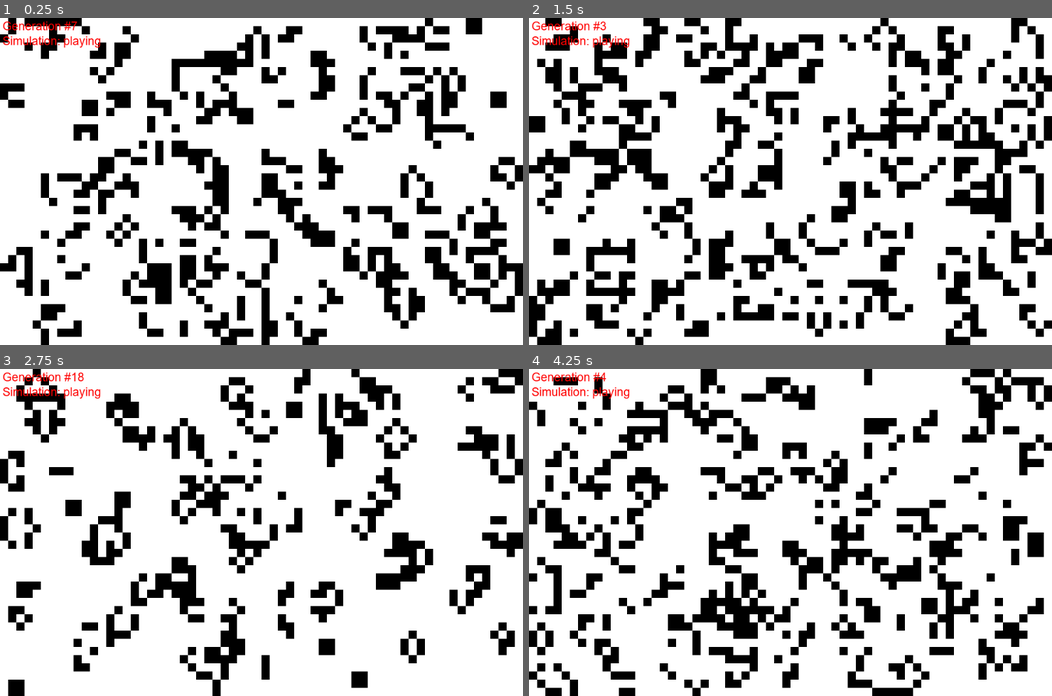
Above: before the commit, frames 1-4 (two rows, left to right).
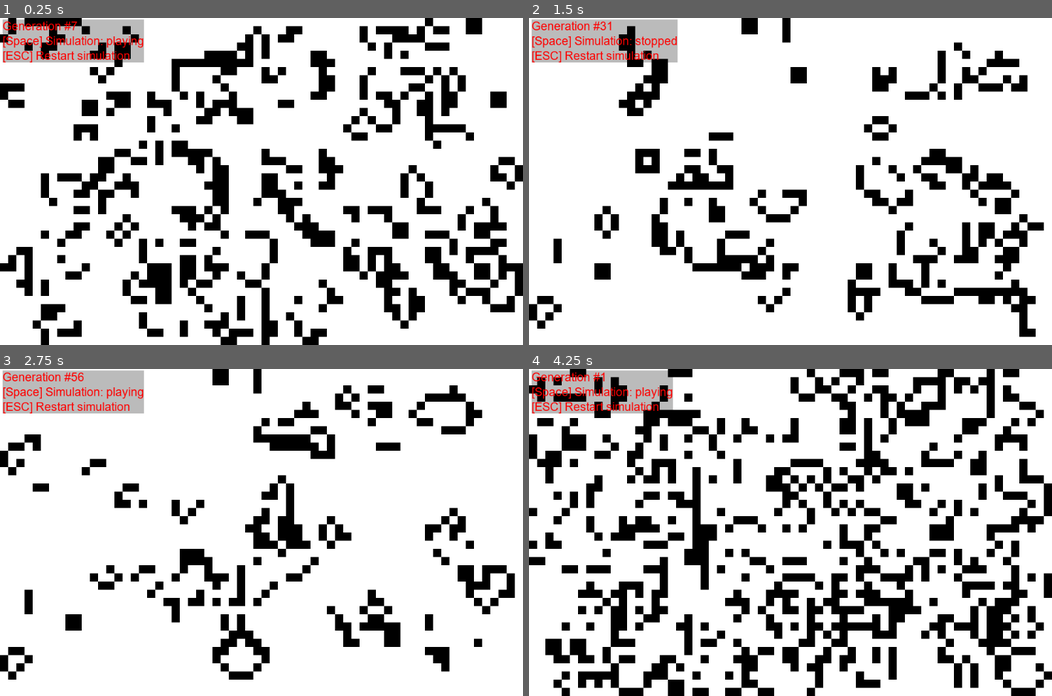
Above: after the commit, the same moments.

Repository: raphaklaus/game-of-life
Game: Godot game, scene res://grid.tscn
Same seed, same stepped clock (60 frames per second), same inputs: the game is played once before the commit and once after it.
Inputs (mouse positions are in pixels of both pictures, inside the frame that each line leads up to):
- Up to frame 1 (0.25 s): no input
- Up to frame 2 (1.5 s): tap Enter (ui_accept) at 0.5, 0.6, 0.77, 1.07, 1.35 s; move the mouse to (905, 165) at 0.52 s; click (905, 165) at 0.67 s; move the mouse to (685, 197) at 1.27 s; hold Down (ui_down) from 1.28 s (still down); click (685, 197) at 1.42 s
- Up to frame 3 (2.75 s): tap Enter (ui_accept) at 1.52, 1.82, 2.1 s; move the mouse to (313, 460) at 2.02 s; release Down (ui_down) at 2.03 s; click (313, 460) at 2.17 s
- Up to frame 4 (4.25 s): move the mouse to (764, 597) at 2.77 s; tap Enter (ui_accept) at 2.85, 3.02, 3.32, 3.6, 3.77, 4.07 s; click (764, 597) at 2.92 s; move the mouse to (947, 581) at 3.52 s; hold Down (ui_down) from 3.53 s (still down); click (947, 581) at 3.67 s; tap Escape (esc, bound only after the commit) at 4.15 s

The runs differ from the first frame. In frame 1, 2.7% of the frame differs, in the area x 0-28%, y 0-14%; in frame 2, 35%; in frame 3, 28%; in frame 4, 43%, in the area x 0-100%, y 0-100%.

Commit message:
Refactoring

Diff:
--- a/env.gd
+++ b/env.gd
@@ -30,8 +30,9 @@
 	var max_vp_h = viewport_size.y - cellH
 
 	population = create_initial_generation(population)
-#	print(population)
-	position_population(population)
+	for h in max_h_grids:
+		for w in max_w_grids:
+			position_population(population, w, h)
 
 func create_initial_generation(population):
 	for h in max_h_grids:
@@ -56,22 +57,18 @@
 	add_child(instance)
 	return instance
 
-func position_population(population):
-	for h in max_h_grids:
-		for w in max_w_grids:
-			if (population[h][w].status == 1):
-				if (population[h][w].ref == null):
-					population[h][w] = {"status": 1, "ref": create_cell(w, h, true)}
+func position_population(population, w, h):
+	if (population[h][w].status == 1):
+		if (population[h][w].ref == null):
+			population[h][w] = {"status": 1, "ref": create_cell(w, h, true)}
 
-				population[h][w].ref.set_alive(true)
-			elif (population[h][w].status == -1):
-				if (population[h][w].ref):
-					population[h][w].ref.set_alive(false)
-				else:
-					population[h][w] = {"status": -1, "ref": create_cell(w, h, false)}
-					population[h][w].ref.set_alive(false)
-
-
+		population[h][w].ref.set_alive(true)
+	elif (population[h][w].status == -1):
+		if (population[h][w].ref):
+			population[h][w].ref.set_alive(false)
+		else:
+			population[h][w] = {"status": -1, "ref": create_cell(w, h, false)}
+			population[h][w].ref.set_alive(false)
 
 
 func rule(population, new_population, w, h, current_status, predicate, target_status):
@@ -118,25 +115,23 @@
 func is_count_less_than_2(count):
 	return count < 2
 
-func create_next_generation(population, new_population):
-	for h in max_h_grids:
-		for w in max_w_grids:
-			# underpopulation
-			new_population = rule(population, new_population, w, h, 1, funcref(self, "is_count_less_than_2"), -1)
-			# overpopulation
-			new_population = rule(population, new_population, w, h, 1, funcref(self, "is_count_more_than_3"), -1)
-			# reproduction
-			new_population = rule(population, new_population, w, h, -1, funcref(self, "is_count_3"), 1)
-			# keeps existing
-			new_population = rule(population, new_population, w, h, 1, funcref(self, "is_count_2_or_3"), 1)
+func create_next_generation(population, new_population, w, h):
+	# underpopulation
+	new_population = rule(population, new_population, w, h, 1, funcref(self, "is_count_less_than_2"), -1)
+	# overpopulation
+	new_population = rule(population, new_population, w, h, 1, funcref(self, "is_count_more_than_3"), -1)
+	# reproduction
+	new_population = rule(population, new_population, w, h, -1, funcref(self, "is_count_3"), 1)
+	# keeps existing
+	new_population = rule(population, new_population, w, h, 1, funcref(self, "is_count_2_or_3"), 1)
 
 	return new_population
 
 func update_label(generation, is_sim_running):
-	get_tree().get_root().get_node("Node2D/Label").text = "Generation #%s\nSimulation: %s" % [String(generation), "playing" if is_sim_running == true else "stopped"]
+	get_tree().get_root().get_node("Node2D/Label").text = "Generation #%s\n[Space] Simulation: %s\n[ESC] Restart simulation" % [String(generation), "playing" if is_sim_running == true else "stopped"]
 
 func check_for_restart():
-	if (Input.is_action_just_pressed("ui_accept")):
+	if (Input.is_action_just_pressed("esc")):
 		get_tree().reload_current_scene()
 
 func _input(event):
@@ -147,9 +142,16 @@
 			is_clicking = false
 
 func toggle_sim():
-	if (Input.is_action_just_released("ui_down")):
+	if (Input.is_action_just_released("ui_accept")):
 		is_sim_running = !is_sim_running
 
+func loop_population(population, new_population):
+	for h in max_h_grids:
+		for w in max_w_grids:
+			new_population = create_next_generation(population, new_population, w, h)
+			position_population(new_population, w, h)
+
+	return new_population
 
 # Called every frame. 'delta' is the elapsed time since the previous frame.
 func _process(delta):
@@ -158,26 +160,18 @@
 	update_label(generation, is_sim_running)
 
 	if is_clicking:
-			var w = int(get_viewport().get_mouse_position().x / grid)
-			var h = int(get_viewport().get_mouse_position().y / grid)
-
-#			print(w)
-#			print(h)
+			var w = min(int(get_viewport().get_mouse_position().x / grid), max_w_grids - 1)
+			var h = min(int(get_viewport().get_mouse_position().y / grid), max_h_grids - 1)
 
 			population[h][w] = {"status": 1, "ref": create_cell(w, h, true)}
-#			print(population[1])
-			position_population(population)
+			position_population(population, w, h)
 
 	if is_sim_running:
 		if frames > sim_step - 1:
 			generation += 1
 			var new_population = population.duplicate(true)
-			population = create_next_generation(population, new_population)
-#			print("a", population[1])
-#			print("---------------")
-			position_population(population)
+			population = loop_population(population, new_population)
+
 			frames = 0
 		else:
 			frames += 1
-
-#
--- a/grid.tscn
+++ b/grid.tscn
@@ -10,6 +10,9 @@
 
 [sub_resource type="Theme" id=2]
 default_font = SubResource( 1 )
+
+[sub_resource type="StyleBoxFlat" id=3]
+bg_color = Color( 0, 0, 0, 0.262745 )
 
 [node name="Node2D" type="Node2D"]
 
@@ -25,4 +28,5 @@
 margin_bottom = 29.0
 theme = SubResource( 2 )
 custom_colors/font_color = Color( 1, 0, 0, 1 )
+custom_styles/normal = SubResource( 3 )
 text = "Generation: 0"
--- a/project.godot
+++ b/project.godot
@@ -14,6 +14,10 @@
 run/main_scene="res://grid.tscn"
 config/icon="res://icon.png"
 
+[debug]
+
+settings/stdout/print_fps=true
+
 [display]
 
 window/size/height=640
@@ -21,6 +25,14 @@
 [gui]
 
 common/drop_mouse_on_gui_input_disabled=true
+
+[input]
+
+esc={
+"deadzone": 0.5,
+"events": [ Object(InputEventKey,"resource_local_to_scene":false,"resource_name":"","device":0,"alt":false,"shift":false,"control":false,"meta":false,"command":false,"pressed":false,"scancode":16777217,"physical_scancode":0,"unicode":0,"echo":false,"script":null)
+ ]
+}
 
 [network]
 
Not shown: 1 places in grid.tscn that only renumber resources
